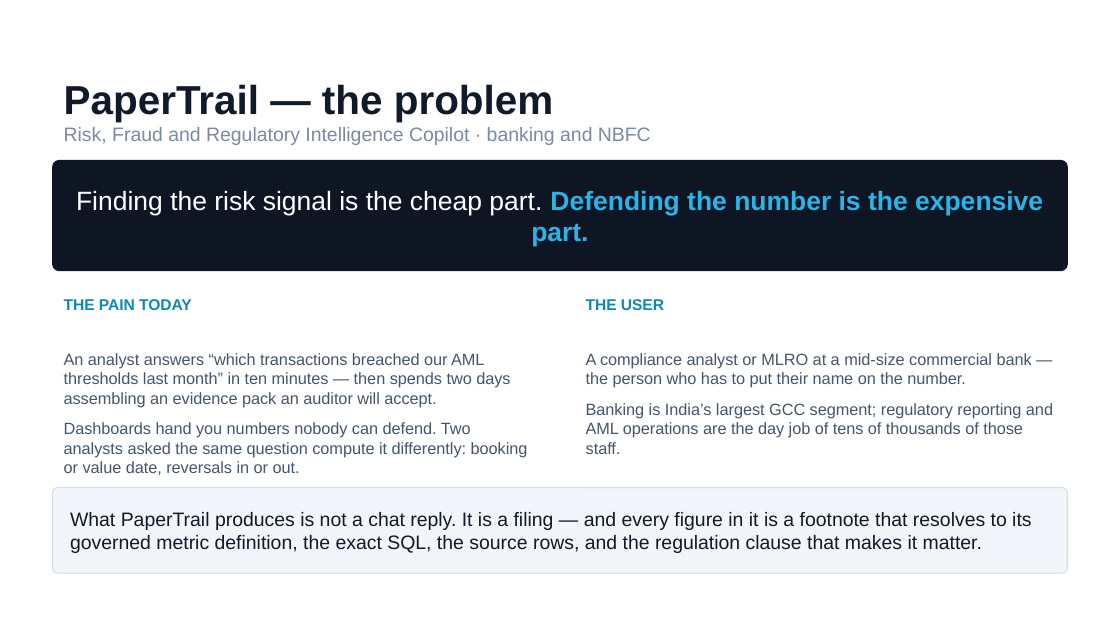
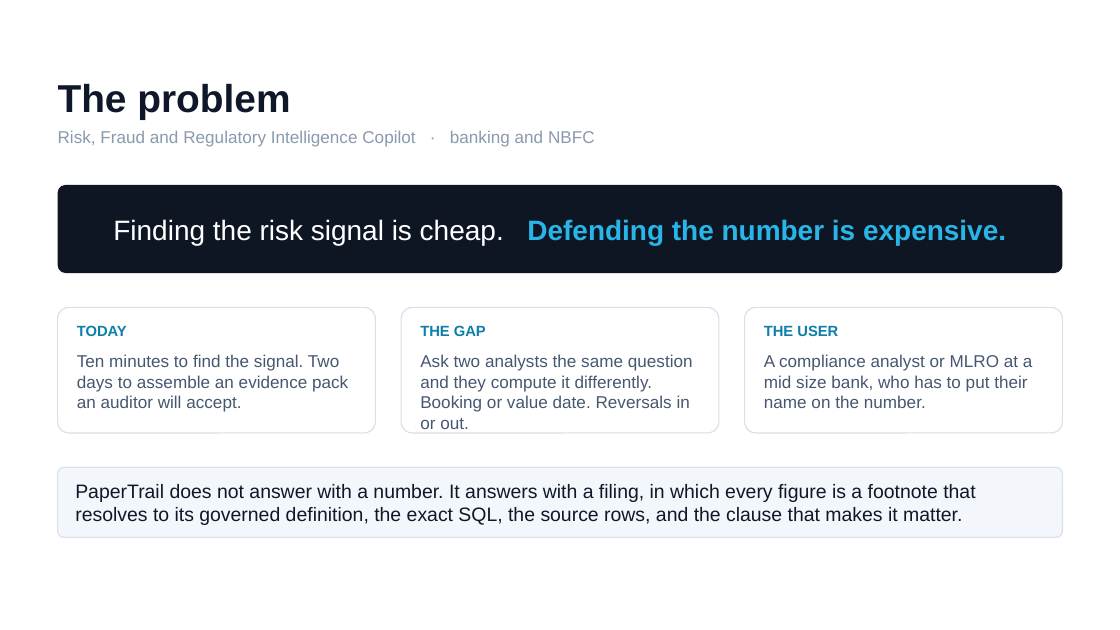
Before and after one commit to tjmanoj/papertrail, a slide deck: slide 2 of docs/submission/PaperTrail-Provenance-Prototype-Submission.pptx. Drawn at 1120x630 pixels with LibreOffice and Linux fonts; fonts in the diff are those of the drawing; background and template pictures are left out. Boxes give left, top, right and bottom in pixels: in the first picture for what was removed or moved away, otherwise in the second. Text is boxed around its words. In the diff, an @@ line names an element or a change of style, - is before the commit and + after.

Commit message:
Rebuild the deck and drop em dashes from authored files
The first deck overflowed its boxes. Every text block is now sized from a
measured line estimate before the box is drawn, so content cannot run past its
container, and each slide carries one idea instead of three. The architecture
slide is a drawn diagram with real connectors rather than stacked text panels.

Also removed the template's own scaffolding text, which was still printing
Additional Slide at the foot of the outcomes slide, and forced Arial across
every run since the template carries Manrope, which is not installed on stock
macOS and falls back badly.

Em dashes are gone from everything we wrote. They are deliberately left in
docs/coco/transcripts and docs/coco/prompts, because those are verbatim records
of what CoCo emitted and what was sent to it. Editing them to tidy a character
would falsify the evidence the submission rests on, which is a worse problem
than a dash, and a transcript is not something anyone expects a human to have
typed.

```diff
--- a/docs/submission/PaperTrail-Provenance-Prototype-Submission.pptx
+++ b/docs/submission/PaperTrail-Provenance-Prototype-Submission.pptx
@@ text at bbox=[58, 83, 290, 119]: text changed; size 26 to 25 pt; text colour #101A2B to #0F1829 @@
-PaperTrail — the problem
+The problem
@@ text "Risk, Fraud and Regulatory Intelligence ..." at bbox=[58, 130, 595, 147]: size 12.5 to 11 pt, text colour #798AA2 to #8A99AD; less space between paragraphs @@
@@ rounded rectangle "Finding the risk signal is ...": place and size @@
-rounded rectangle "Finding the risk signal is ..." at bbox=[53, 160, 1067, 270]
+rounded rectangle "Finding the risk signal is ..." at bbox=[57, 185, 1062, 273]
@@ rounded rectangle "Finding the risk signal is ..." at bbox=[57, 185, 1062, 273]: outline #0E1624 0.75 pt to none; proportions changed @@
@@ text in rounded rectangle at bbox=[113, 219, 1006, 245]: text changed; size 17 to 18 pt @@
-Finding the risk signal is the cheap part. Defending the number is the expensive part.
+Finding the risk signal is cheap. Defending the number is expensive.
@@ text removed at bbox=[586, 299, 1053, 454] @@
-THE USER
-A compliance analyst or MLRO at a mid-size commercial bank — the person who has to put their name on the number.
-Banking is India’s largest GCC segment; regulatory reporting and AML operations are the day job of tens of thousands of those staff.
@@ rounded rectangle "TODAY": place and size @@
-rounded rectangle "TODAY" at bbox=[64, 299, 528, 475]
+rounded rectangle "TODAY" at bbox=[57, 307, 375, 432]
@@ rounded rectangle "TODAY" at bbox=[57, 307, 375, 432]: fill none to #FFFFFF; outline none to #D8E0EA 0.75 pt @@
@@ text in rounded rectangle at bbox=[77, 325, 348, 412]: text changed; size 10.5 to 11 pt; text colour #45556E to #465770 @@
-THE PAIN TODAY
-An analyst answers “which transactions breached our AML thresholds last month” in ten minutes — then spends two days assembling an evidence pack an auditor will accept.
-Dashboards hand you numbers nobody can defend. Two analysts asked the same question compute it differently: booking or value date, reversals in or out.
+TODAY
+Ten minutes to find the signal. Two days to assemble an evidence pack an auditor will accept.
@@ rounded rectangle added at bbox=[401, 307, 719, 432], fill #FFFFFF, outline #D8E0EA 0.75 pt, 11 pt, text #465770 @@
+THE GAP
+Ask two analysts the same question and they compute it differently. Booking or value date. Reversals in or out.
@@ rounded rectangle added at bbox=[745, 307, 1063, 432], fill #FFFFFF, outline #D8E0EA 0.75 pt, 11 pt, text #465770 @@
+THE USER
+A compliance analyst or MLRO at a mid size bank, who has to put their name on the number.
@@ rounded rectangle "PaperTrail does not answer with ...": place and size @@
-rounded rectangle "PaperTrail does not answer with ..." at bbox=[53, 487, 1067, 573]
+rounded rectangle "PaperTrail does not answer with ..." at bbox=[57, 467, 1062, 538]
@@ rounded rectangle "PaperTrail does not answer with ..." at bbox=[57, 467, 1062, 538]: fill #F2F5F9 to #F3F6FA; outline #D6DEE8 0.75 pt to #D8E0EA 0.75 pt; proportions changed @@
@@ text in rounded rectangle at bbox=[75, 484, 975, 525]: text changed; text colour #101A2B to #0F1829 @@
-What PaperTrail produces is not a chat reply. It is a filing — and every figure in it is a footnote that resolves to its governed metric definition, the exact SQL, the source rows, and the regulation clause that makes it matter.
+PaperTrail does not answer with a number. It answers with a filing, in which every figure is a footnote that resolves to its governed definition, the exact SQL, the source rows, and the clause that makes it matter.
```
Also in this commit, not shown: 4 other slides changed, 40 other files.
